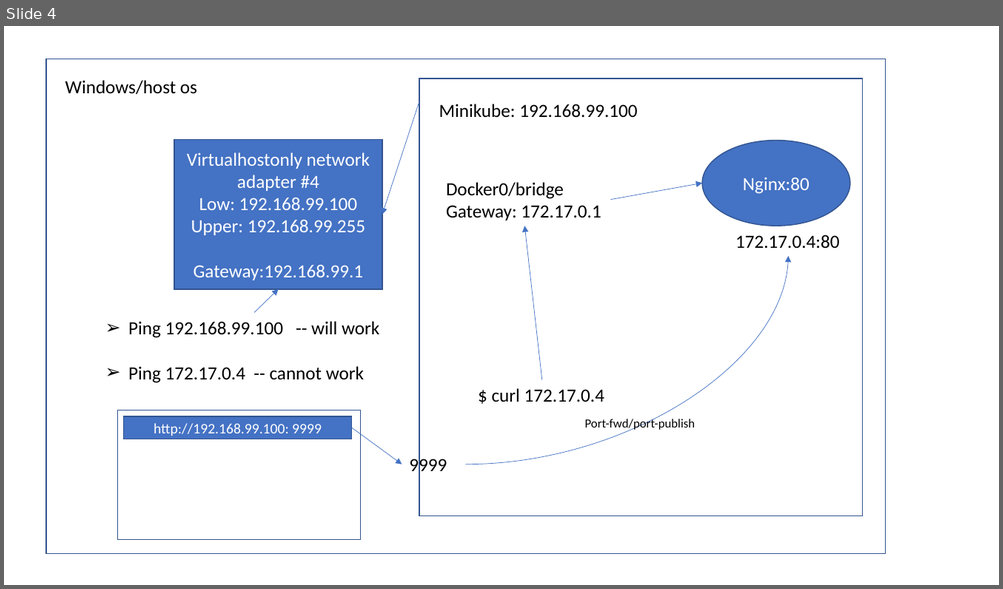
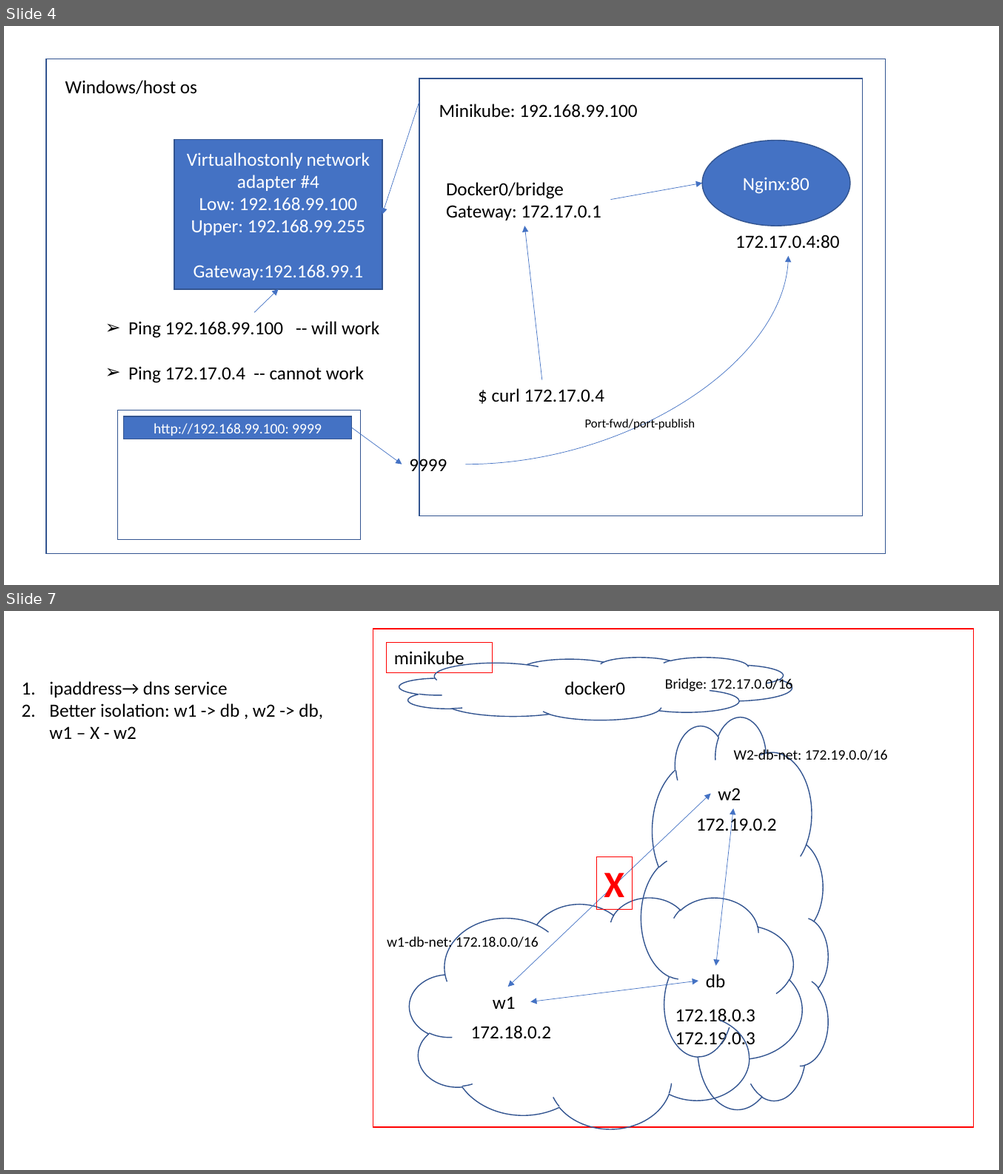
Before and after one commit to AdityaSP/ora-sep16-dock-kube, a slide deck: rough-diag.pptx. Shown one above the other, each under a label of ours: slide 4 before the commit, slides 4 and 7 after it; the slides between them are not shown. The pictures are 1003x589 and 1003x1174 pixels, drawn with LibreOffice and Linux fonts; fonts in the diff are those of the drawing. Boxes give left, top, right and bottom in pixels: in the first picture for what was removed or moved away, otherwise in the second. Text is boxed around its words. In the diff, an @@ line names an element or a change of style, - is before the commit and + after.

Commit message:
day2

```diff
--- a/rough-diag.pptx
+++ b/rough-diag.pptx
@@ slide 7 added at (4,611,999,1170), background #FFFFFF @@
@@ rectangle added at (373,629,973,1128), outline #FF0000 1 pt @@
@@ rectangle added at (387,642,492,672), outline #FF0000 0.75 pt, 18 pt, text #000000 @@
+minikube
@@ cloud added at (399,658,792,720), outline #325491 1 pt @@
@@ text added at (665,677,793,693), 14 pt, text #000000 @@
+Bridge: 172.17.0.0/16
@@ text added at (49,681,323,739), 18 pt, text #000000 @@
+1. ipaddress→ dns service
+2. Better isolation: w1 -> db , w2 -> db, w1 – X - w2
@@ text added at (564,681,625,695), 18 pt, text #000000 @@
+docker0
@@ cloud added at (642,718,829,1111), outline #325491 1 pt @@
@@ text added at (734,748,888,764), 14 pt, text #000000 @@
+W2-db-net: 172.19.0.0/16
@@ text added at (717,788,740,800), 18 pt, text #000000 @@
+w2
@@ double arrow added from (508, 987) to (711, 794), #4472C4 0.5 pt @@
@@ double arrow added from (733, 809) to (716, 966), #4472C4 0.5 pt @@
@@ text added at (696,815,776,835), 18 pt, text #000000 @@
+172.19.0.2
@@ rectangle added at (597,857,632,910), outline #FF0000 0.75 pt, 36 pt, text #FF0000, bold @@
+X
@@ cloud added at (409,897,802,1129), outline #325491 1 pt @@
@@ text added at (387,935,538,951), 14 pt, text #000000 @@
+w1-db-net: 172.18.0.0/16
@@ double arrow added from (531, 1002) to (699, 981), #4472C4 0.5 pt @@
@@ text added at (706,974,725,988), 18 pt, text #000000 @@
+db
@@ text added at (492,997,515,1009), 18 pt, text #000000 @@
+w1
@@ text added at (675,1008,755,1049), 18 pt, text #000000 @@
+172.18.0.3
+172.19.0.3
@@ text added at (471,1025,551,1039), 18 pt, text #000000 @@
+172.18.0.2
```
Also in this commit, not shown: 3 other slides added.
